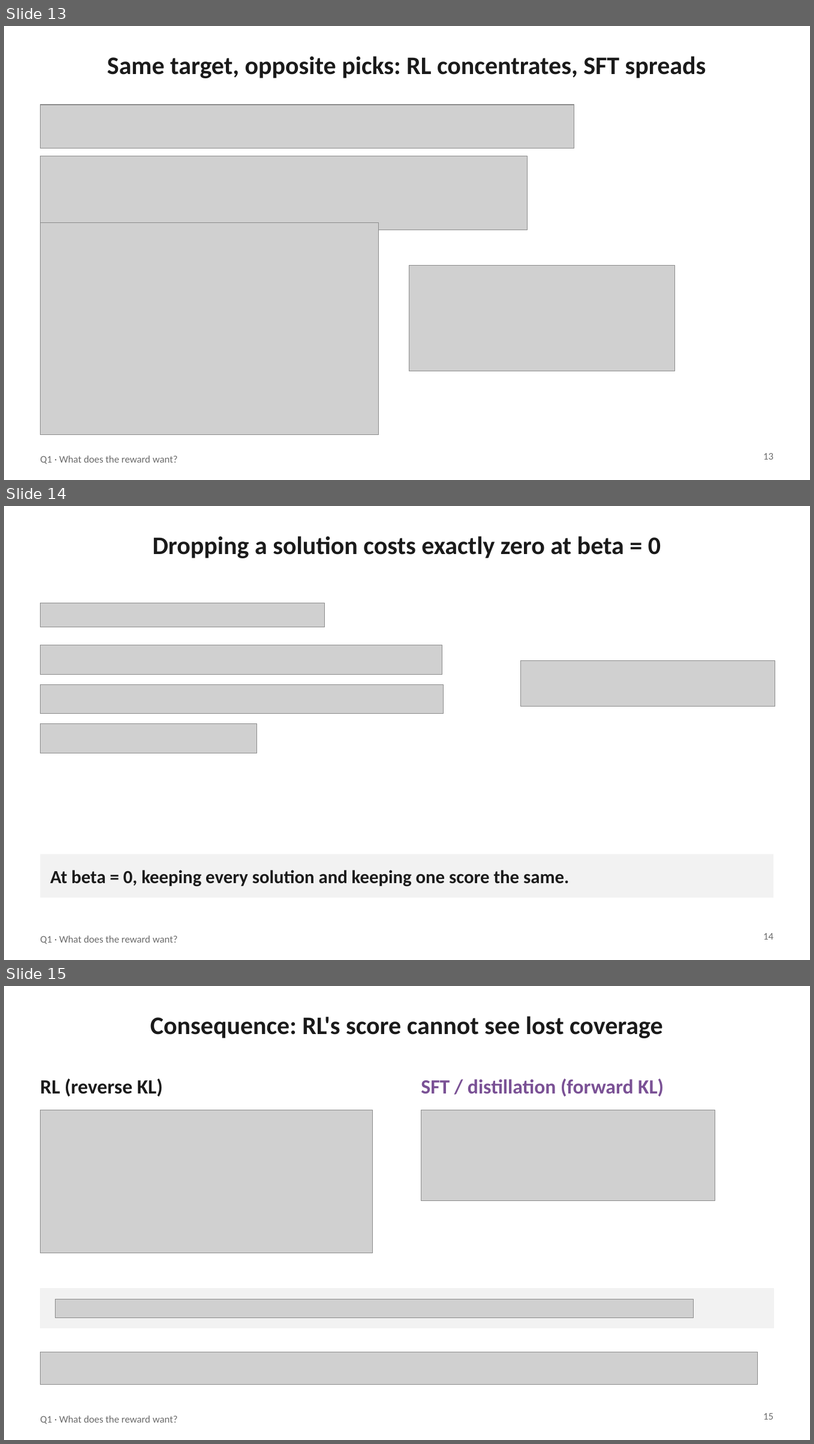
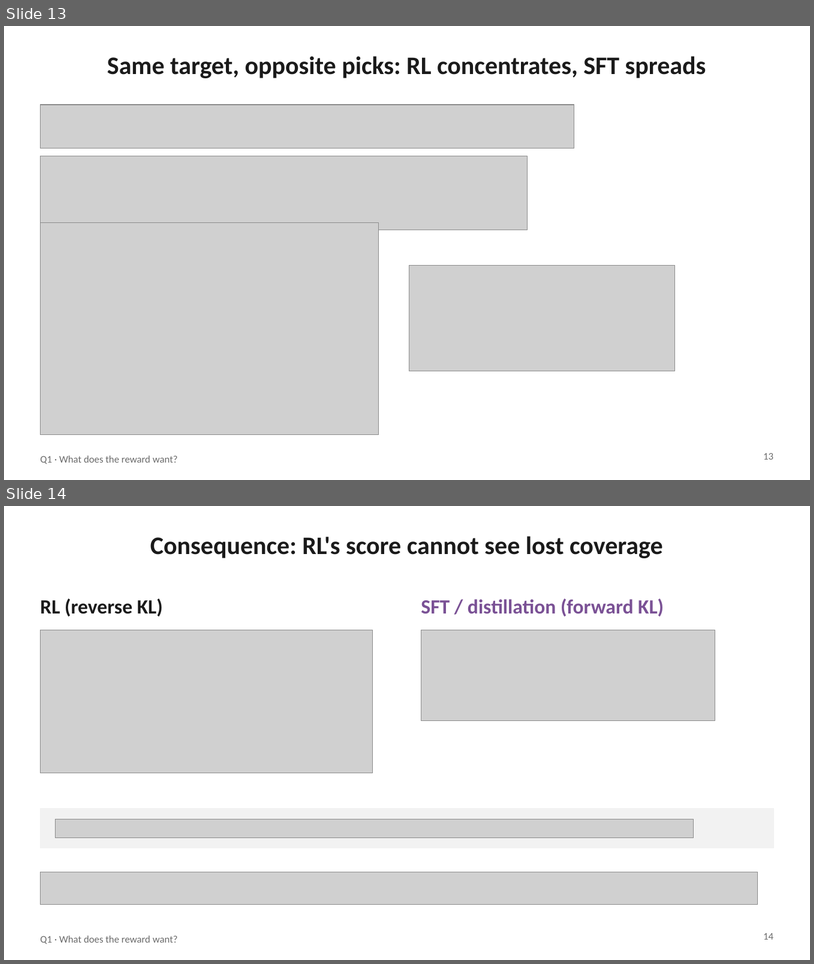
Before and after one commit to assass1nlike/assass1nlike.github.io, a slide deck: everlasting/invisible/social-media-creation/cases/THU-GroupMeeting/Post-Training-What-Does-It-Gain.pptx. Shown one above the other, each under a label of ours: slides 13, 14 and 15 before the commit, slides 13 and 14 after it. The pictures are 814x1444 and 814x964 pixels, drawn with LibreOffice and Linux fonts; fonts in the diff are those of the drawing; grey boxes stand for pictures. Boxes give left, top, right and bottom in pixels: in the first picture for what was removed or moved away, otherwise in the second. Text is boxed around its words. In the diff, an @@ line names an element or a change of style, - is before the commit and + after.

```diff
--- a/everlasting/invisible/social-media-creation/cases/THU-GroupMeeting/Post-Training-What-Does-It-Gain.pptx
+++ b/everlasting/invisible/social-media-creation/cases/THU-GroupMeeting/Post-Training-What-Does-It-Gain.pptx
@@ slide 14 removed at [4, 506, 810, 960], background #FFFFFF; not listed: 1 template element that a slide beside it also shows @@
@@ title removed at [153, 536, 661, 558] @@
-Dropping a solution costs exactly zero at beta = 0
@@ picture removed at [40, 603, 324, 627] @@
@@ picture removed at [40, 645, 443, 674] @@
@@ picture removed at [521, 660, 776, 706] @@
@@ picture removed at [40, 684, 444, 714] @@
@@ picture removed at [40, 724, 257, 753] @@
@@ rectangle removed at [40, 854, 774, 897] @@
-At beta = 0, keeping every solution and keeping one score the same.
@@ page number removed at [764, 933, 774, 939] @@
-14
@@ what was slide 15 is now slide 14 @@
@@ page number at [764, 933, 774, 939]: text changed @@
-15
+14
```
Also in this commit, not shown: 3 slides changed, 4 other files.
